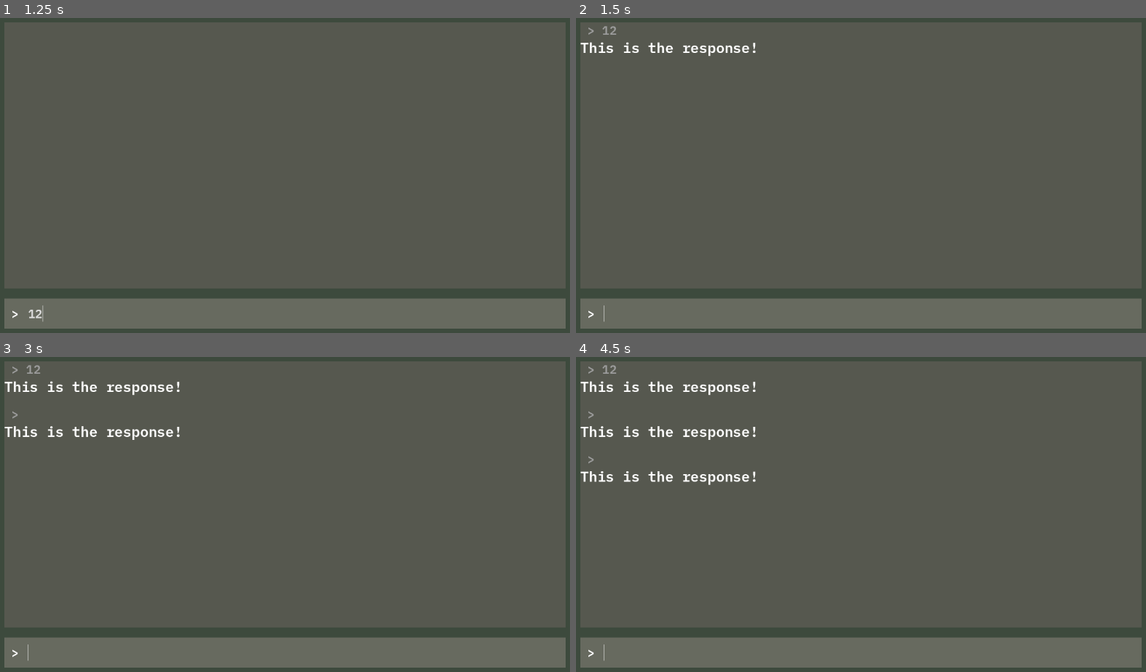
Above: before the commit, frames 1-4 (two rows, left to right).
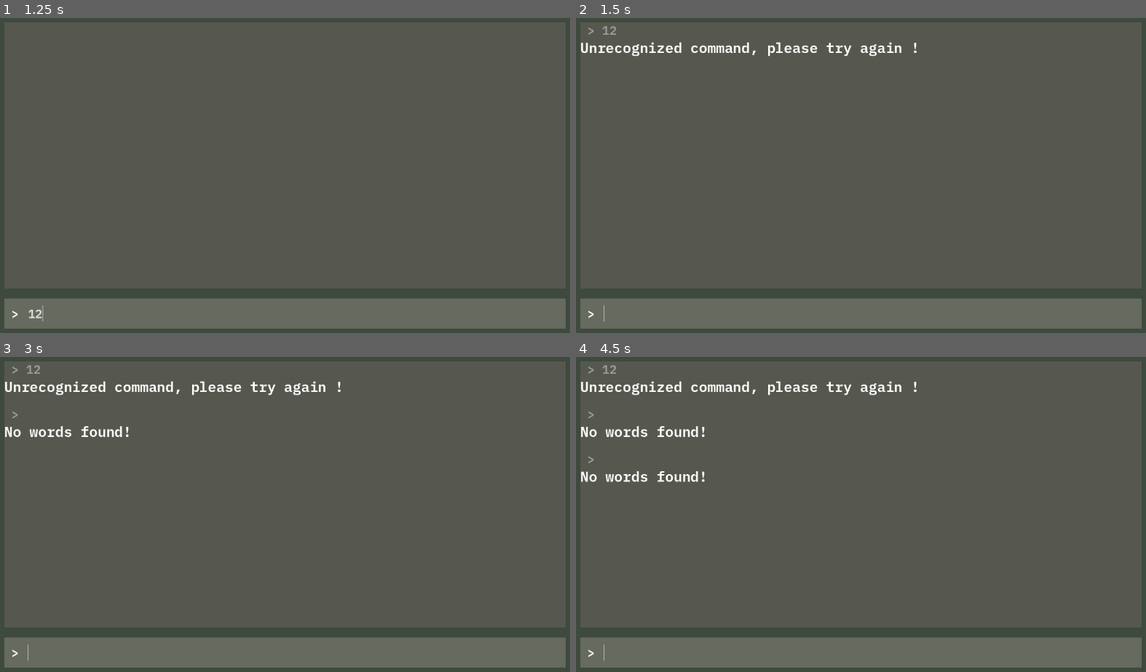
Above: after the commit, the same moments.

Repository: ginocarlo01/Kujira-Museum
Game: Godot game, scene res://scenes/game.tscn
The game is run twice, just before and just after one commit, with the same random seed, the same clock (stepped at 60 frames per second) and the same inputs.
Inputs (mouse positions are in pixels of both pictures, inside the frame that each line leads up to):
- Up to frame 1 (1.25 s): click (296, 314) at 0.52 s; type "12" at 0.6 s
- Up to frame 2 (1.5 s): tap Enter at 1.25 s
- Up to frame 3 (3 s): tap Space at 2 s; tap Enter at 2.75 s
- Up to frame 4 (4.5 s): tap Space at 3.5 s; tap Enter at 4.25 s

Frame 1 is identical in both runs. In frame 2, 0.7% of the frame differs, in the area x 0-60%, y 7-13%; in frame 3, 1.2%; in frame 4, 1.7%, in the area x 0-60%, y 7-41%.

Commit message:
handling signals

Diff:
--- /dev/null
+++ b/scenes/command_processor.gd
@@ -0,0 +1,41 @@
+extends Node
+
+signal response_generated(response_text)
+
+var current_room = null
+
+func initialize(starting_room):
+	current_room = starting_room
+
+func process_command(input : String) -> String:
+	var words = input.split(" ", false)
+
+	if words.size() == 0:
+		return "No words found!"
+
+	var first_word = words[0].to_lower()
+	var second_word = ""
+
+	if words.size() > 1:
+		second_word = words[1]
+
+	match first_word:
+		"go":
+			return go(second_word).to_lower()
+		"help":
+			return help()
+		_:
+			return "Unrecognized command, please try again !"
+
+func go(second_word : String) -> String:
+	if second_word == "":
+		return "Go where?"
+
+	return "You go %s" %second_word
+
+func help() -> String:
+	return "You can use these commands: go [location], help"
+
+func change_room(new_room : Room):
+	response_generated.emit("You go to " + new_room.room_description)
+	response_generated.emit(new_room.room_description)
--- a/scenes/game.gd
+++ b/scenes/game.gd
@@ -1,20 +1,46 @@
 extends Control
 
+const Response = preload("res://scenes/response.tscn")
 const InputResponse = preload("res://scenes/input_response.tscn")
 
 @onready var history_rows = $Background/MarginContainer/Rows/GameInfo/Scroll/HistoryRows
 #On Ready Garante que só vai ser acessado se o objeto já foi iniciado
-
+@onready var command_processor = $CommandProcessor
+@onready var room_manager = $RoomManager
 @onready var scroll = $Background/MarginContainer/Rows/GameInfo/Scroll
 @onready var scrollbar = scroll.get_v_scroll_bar()
 
+@export var max_lines_remembered := 30
+
 func _ready() -> void:
-	scrollbar.changed.connect( handle_scrollbar_changed)
+	scrollbar.changed.connect(handle_scrollbar_changed)
+
+	command_processor.response_generated.connect(handle_response_generated)
+	command_processor.initialize(command_processor.get_child(0))
+
 
 func handle_scrollbar_changed():
 	scroll.scroll_vertical = scrollbar.max_value
 
 func _on_input_text_submitted(new_text: String) -> void:
+	if new_text.is_empty():
+		return
+
+	var response = command_processor.process_command(new_text)
 	var input_response = InputResponse.instantiate()
-	input_response.set_text(new_text, "This is the response!")
+	input_response.set_text(new_text, response)
 	history_rows.add_child(input_response)
+	add_response_to_history(input_response)
+
+func handle_response_generated(response_text):
+	var response = Response.instantiate()
+	response.text = response_text
+	add_response_to_history(response)
+
+func add_response_to_history(response: Control):
+	history_rows.add_child(response)
+	delete_history_beyond_limit()
+
+func delete_history_beyond_limit():
+	if history_rows.get_child_count() > max_lines_remembered:
+		history_rows.get_children()[0].queue_free()
--- a/scenes/game.tscn
+++ b/scenes/game.tscn
@@ -1,8 +1,10 @@
-[gd_scene load_steps=9 format=3 uid="uid://b3ifq7sb13vbw"]
+[gd_scene load_steps=11 format=3 uid="uid://b3ifq7sb13vbw"]
 
 [ext_resource type="Script" path="res://scenes/game.gd" id="1_ox0k4"]
 [ext_resource type="Script" path="res://scenes/input.gd" id="1_qo538"]
 [ext_resource type="FontFile" uid="uid://cittna8qf0imp" path="res://fonts/IBMPlexMono-SemiBold.ttf" id="1_w3cli"]
+[ext_resource type="Script" path="res://scenes/command_processor.gd" id="2_es8au"]
+[ext_resource type="PackedScene" uid="uid://currxaw7xo502" path="res://scenes/room.tscn" id="3_66d0a"]
 
 [sub_resource type="StyleBoxFlat" id="StyleBoxFlat_jjdsp"]
 bg_color = Color(0.0666667, 0.266667, 0.0666667, 0.266667)
@@ -26,6 +28,19 @@
 grow_horizontal = 2
 grow_vertical = 2
 script = ExtResource("1_ox0k4")
+max_lines_remembered = 5
+
+[node name="CommandProcessor" type="Node" parent="."]
+script = ExtResource("2_es8au")
+
+[node name="RoomManager" type="Node" parent="."]
+
+[node name="House" parent="RoomManager" instance=ExtResource("3_66d0a")]
+offset_left = 57.0
+offset_top = -526.0
+offset_right = 307.0
+offset_bottom = -326.0
+room_name = "House"
 
 [node name="Background" type="PanelContainer" parent="."]
 layout_mode = 1
@@ -58,6 +73,8 @@
 
 [node name="HistoryRows" type="VBoxContainer" parent="Background/MarginContainer/Rows/GameInfo/Scroll"]
 layout_mode = 2
+size_flags_horizontal = 3
+size_flags_vertical = 3
 theme_override_constants/separation = 20
 
 [node name="InputArea" type="PanelContainer" parent="Background/MarginContainer/Rows"]
--- /dev/null
+++ b/scenes/input_history.tscn
@@ -0,0 +1,10 @@
+[gd_scene load_steps=2 format=3 uid="uid://c2yalhval7dis"]
+
+[ext_resource type="FontFile" uid="uid://cittna8qf0imp" path="res://fonts/IBMPlexMono-SemiBold.ttf" id="1_xj2rp"]
+
+[node name="InputHistory" type="Label"]
+theme_override_colors/font_color = Color(0.61339, 0.61339, 0.61339, 1)
+theme_override_fonts/font = ExtResource("1_xj2rp")
+theme_override_font_sizes/font_size = 24
+text = " > This is what the user typed"
+autowrap_mode = 3
--- a/scenes/input_response.tscn
+++ b/scenes/input_response.tscn
@@ -1,21 +1,15 @@
-[gd_scene load_steps=3 format=3 uid="uid://bfm1vcpi68xy6"]
+[gd_scene load_steps=4 format=3 uid="uid://bfm1vcpi68xy6"]
 
 [ext_resource type="Script" path="res://scenes/input_response.gd" id="1_5o5xw"]
-[ext_resource type="FontFile" uid="uid://cittna8qf0imp" path="res://fonts/IBMPlexMono-SemiBold.ttf" id="1_gf5p2"]
+[ext_resource type="PackedScene" uid="uid://c2yalhval7dis" path="res://scenes/input_history.tscn" id="2_bv02p"]
+[ext_resource type="PackedScene" uid="uid://c08gthf74m502" path="res://scenes/response.tscn" id="3_bcfgu"]
 
 [node name="InputResponse" type="VBoxContainer"]
 theme_override_constants/separation = 0
 script = ExtResource("1_5o5xw")
 
-[node name="InputHistory" type="Label" parent="."]
+[node name="InputHistory" parent="." instance=ExtResource("2_bv02p")]
 layout_mode = 2
-theme_override_colors/font_color = Color(0.61339, 0.61339, 0.61339, 1)
-theme_override_fonts/font = ExtResource("1_gf5p2")
-theme_override_font_sizes/font_size = 24
-text = " > This is what the user typed"
 
-[node name="Response" type="Label" parent="."]
+[node name="Response" parent="." instance=ExtResource("3_bcfgu")]
 layout_mode = 2
-theme_override_fonts/font = ExtResource("1_gf5p2")
-theme_override_font_sizes/font_size = 28
-text = "This is the response"
--- /dev/null
+++ b/scenes/response.tscn
@@ -0,0 +1,9 @@
+[gd_scene load_steps=2 format=3 uid="uid://c08gthf74m502"]
+
+[ext_resource type="FontFile" uid="uid://cittna8qf0imp" path="res://fonts/IBMPlexMono-SemiBold.ttf" id="1_2aojf"]
+
+[node name="Response" type="Label"]
+theme_override_fonts/font = ExtResource("1_2aojf")
+theme_override_font_sizes/font_size = 28
+text = "This is the response"
+autowrap_mode = 3
--- /dev/null
+++ b/scenes/room.gd
@@ -0,0 +1,5 @@
+extends PanelContainer
+class_name Room
+
+@export var room_name := "Room Name"
+@export var room_description := "This is the description"
--- /dev/null
+++ b/scenes/room.tscn
@@ -0,0 +1,31 @@
+[gd_scene load_steps=3 format=3 uid="uid://currxaw7xo502"]
+
+[ext_resource type="FontFile" uid="uid://cittna8qf0imp" path="res://fonts/IBMPlexMono-SemiBold.ttf" id="1_dbqja"]
+[ext_resource type="Script" path="res://scenes/room.gd" id="1_my3ek"]
+
+[node name="Room" type="PanelContainer"]
+custom_minimum_size = Vector2(250, 200)
+offset_right = 250.0
+offset_bottom = 200.0
+script = ExtResource("1_my3ek")
+
+[node name="MarginContainer" type="MarginContainer" parent="."]
+layout_mode = 2
+
+[node name="Rows" type="VBoxContainer" parent="MarginContainer"]
+layout_mode = 2
+
+[node name="RoomName" type="Label" parent="MarginContainer/Rows"]
+layout_mode = 2
+theme_override_fonts/font = ExtResource("1_dbqja")
+theme_override_font_sizes/font_size = 24
+text = "Room Name"
+horizontal_alignment = 1
+
+[node name="RoomDescription" type="Label" parent="MarginContainer/Rows"]
+custom_minimum_size = Vector2(250, 0)
+layout_mode = 2
+theme_override_fonts/font = ExtResource("1_dbqja")
+theme_override_font_sizes/font_size = 16
+text = "This is the description"
+autowrap_mode = 3
